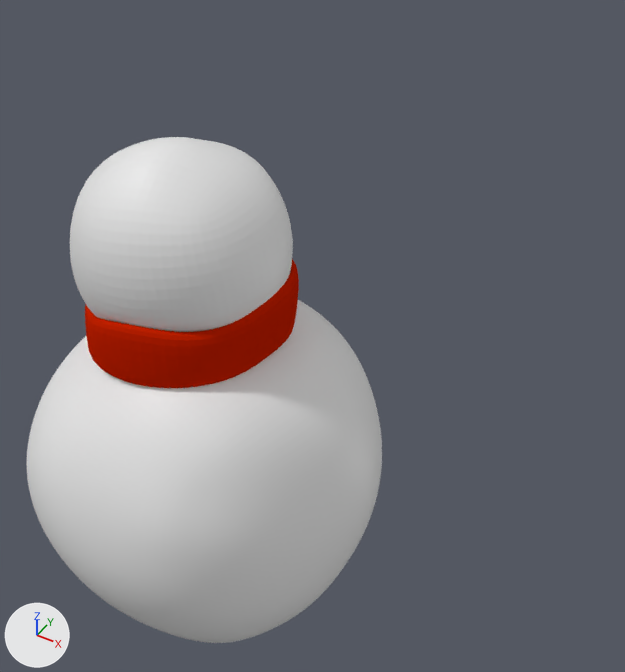
Renders of the Blender file blender/icebearg/objects/new_snowmen.blend from each side of a commit.
Before and after are seen from a camera (50 mm lens) standing at (4.8, -4.36, 7.23) and looking at (1.69, 0.67, 2.46). The lights are fixed; the arrows at lower left show +X, +Y and +Z.

Objects in the first picture: 'sno pancita', 'snoe head', 'snow scarf'.
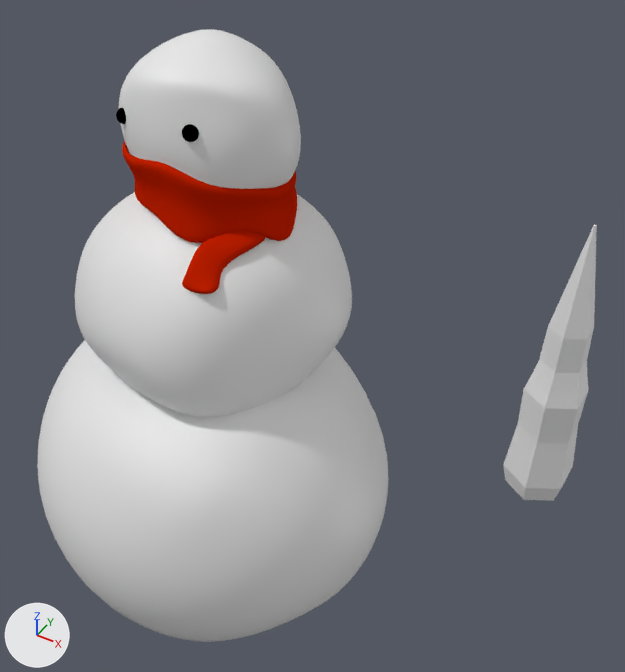
Commit message: snowmen more detailed in his scarf and one snow ball more for the down part of the body.

Boxes (x1, y1, x2, y2) around the edits, measured in the pictures (625 x 672 px):
'sno pancita', deleted: before (27, 300, 382, 643)
'snow pancita abajo', added: after (37, 340, 389, 642)
'snoe head', moved, turned, rescaled: before (70, 137, 293, 332); after (119, 29, 301, 189)
'snow pancita', added: after (75, 192, 352, 417)
'snow scarf', reshaped, moved, turned, rescaled: before (85, 259, 299, 388); after (122, 141, 297, 294)
'nose', added: after (503, 225, 597, 501)
'ojo r', added: after (182, 124, 199, 142)
'ojo l', added: after (116, 108, 126, 124)
part 1 of me_cube_003, built on: before (85, 259, 299, 388); after (122, 141, 297, 294)

The change, as a diff of the scene's bpy script:
```diff
--- a/blender/icebearg/objects/new_snowmen.blend.py
+++ b/blender/icebearg/objects/new_snowmen.blend.py
@@ me_cube_003 @@
 # used by ob_snow_scarf; location = (0.88, 0.16, 3.47); rotation_euler = (-4.636, 0.109, -2.859), in degrees (-266, 6.2, -164); scale = (1.02, 1.02, 1.02)
-me_cube_003.from_pydata(...)  # 32 vertices, 16 faces; spans x -0.79..1.02, y -0.93..-0.2, z -0.83..0.63
+me_cube_003.from_pydata(...)  # 58 vertices, 36 faces; spans x -0.79..1.01, y -1.15..-0.08, z -0.83..1.13
+# me_cube_003 part 1
+# 16 faces are deleted
+# 8 vertices move from x -0.27..1.02, y -0.91..-0.2, z 0.13..0.63 to x -0.25..1.01, y -0.97..-0.08, z 0.19..0.75
+# 26 vertices are added at x -0.62..0.89, y -1.15..-0.45, z -0.72..1.13
+# 36 new faces join them
+# me_cube_003 part 2: the surface is now shaded smooth
 me_cube_003.materials.append(mat_material)
@@ ob_snow_scarf @@
 ob_snow_scarf = bpy.data.objects.new('snow scarf', me_cube_003)
-ob_snow_scarf.location = (0.88, 0.16, 3.47)
-ob_snow_scarf.rotation_euler = (-4.636, 0.109, -2.859)  # degrees (-266, 6.2, -164)
-ob_snow_scarf.scale = (1.02, 1.02, 1.02)
+ob_snow_scarf.location = (0.67, 0.61, 4.21)
+ob_snow_scarf.rotation_euler = (-4.713, 0.0512, 0.176)  # degrees (-270, 2.9, 10)
+ob_snow_scarf.scale = (0.833, 0.833, 0.833)
 _m = ob_snow_scarf.modifiers.new('Solidify', 'SOLIDIFY')
@@ ob_snoe_head @@
 ob_snoe_head = bpy.data.objects.new('snoe head', me_cube)
-ob_snoe_head.location = (0.88, 0.16, 3.47)
-ob_snoe_head.rotation_euler = (-4.636, 0.109, -2.859)  # degrees (-266, 6.2, -164)
+ob_snoe_head.location = (0.67, 0.61, 4.21)
+ob_snoe_head.rotation_euler = (-4.713, 0.0512, 0.176)  # degrees (-270, 2.9, 10)
+ob_snoe_head.scale = (0.818, 0.818, 0.818)
@@ ob_sno_pancita @@
-ob_sno_pancita = bpy.data.objects.new('sno pancita', me_cube_004)
@@ ob_ojo_r @@
+ob_ojo_r = bpy.data.objects.new('ojo r', me_sphere_001)  # a UV sphere (32 segments, 16 rings, poles along z) spanning x -1.0..1.0, y -1.0..1.0, z -1.0..1.0; in mat_material_002 (black #000000)
+ob_ojo_r.location = (0.94, 0.18, 4.39)
+ob_ojo_r.rotation_euler = (0.0578, 0.0765, 3.043)  # degrees (3.3, 4.4, 174)
+ob_ojo_r.scale = (0.0645, 0.0645, 0.0645)
@@ ob_snow_pancita @@
+ob_snow_pancita = bpy.data.objects.new('snow pancita', me_cube_004_1)  # 386 vertices, 384 faces; spans x -0.7..0.83, y -0.79..0.72, z -0.49..0.87; modifiers SUBSURF
+ob_snow_pancita.location = (0.73, 0.64, 2.34)
+ob_snow_pancita.rotation_euler = (0.131, -0.0394, -8.099)  # degrees (7.5, -2.3, 256)
+ob_snow_pancita.scale = (1.55, 1.55, 1.55)
@@ ob_ojo_l @@
+ob_ojo_l = bpy.data.objects.new('ojo l', me_sphere)  # a UV sphere (32 segments, 16 rings, poles along z) spanning x -1.0..1.0, y -1.0..1.0, z -1.0..1.0; in mat_material_001 (black #000000)
+ob_ojo_l.location = (0.28, 0.2, 4.36)
+ob_ojo_l.rotation_euler = (0.0578, 0.0765, 3.043)  # degrees (3.3, 4.4, 174)
+ob_ojo_l.scale = (0.0645, 0.0645, 0.0645)
@@ ob_snow_pancita_abajo @@
+ob_snow_pancita_abajo = bpy.data.objects.new('snow pancita abajo', me_cube_001)  # 1538 vertices, 1536 faces; spans x -0.88..0.84, y -0.85..0.73, z -0.64..0.78
+ob_snow_pancita_abajo.location = (0.74, 0.42, 0.61)
+ob_snow_pancita_abajo.scale = (2.1, 2.1, 2.1)
@@ ob_nose @@
+ob_nose = bpy.data.objects.new('nose', me_cylinder)  # 48 vertices, 46 faces; spans x -0.27..0.27, y -0.31..0.31, z -1.0..1.69
+ob_nose.location = (3.72, 1.2, 2.28)
```
